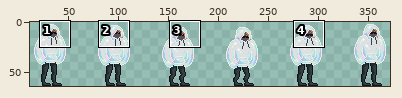
A sprite sheet gets an edit: Assets/GlobalGameJam2025/Sprites/Characters/spr_char_player.png. Above, an overview of the earlier version with the close-up marked.
Close-up. Before the commit:
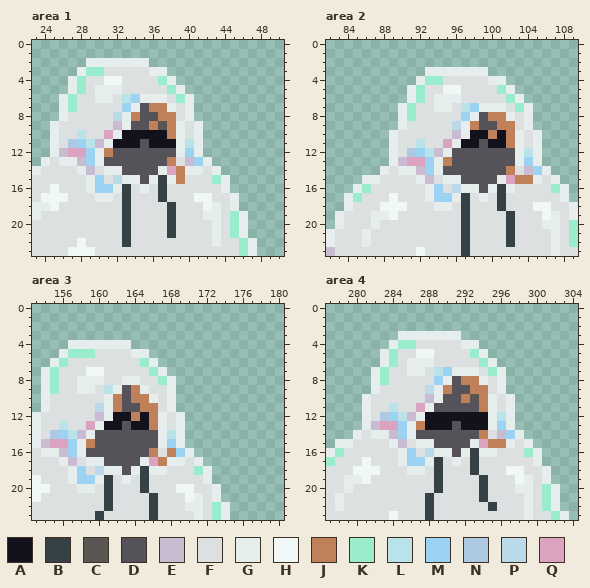
The file is 384x64 pixels. Colours within 5 levels of each other are drawn and written as one. Shown: area 1: x 23..50, y 0..23; area 2: x 82..109, y 0..23; area 3: x 153..180, y 0..23; area 4: x 277..304, y 0..23. The wide view leaves out empty margins. The commit also changed other parts of the picture, which this record leaves out.
Palette (. is transparent): A #12111c  B #364145  C #595652  D #555259  E #c8bbd2  F #dce0e0  G #e5eded  H #f0f7f7  J #c08059  K #99edcd  L #bae2e9  M #9dd3f2  N #acc8e3  P #bad9e9  Q #dba3c0
New version:
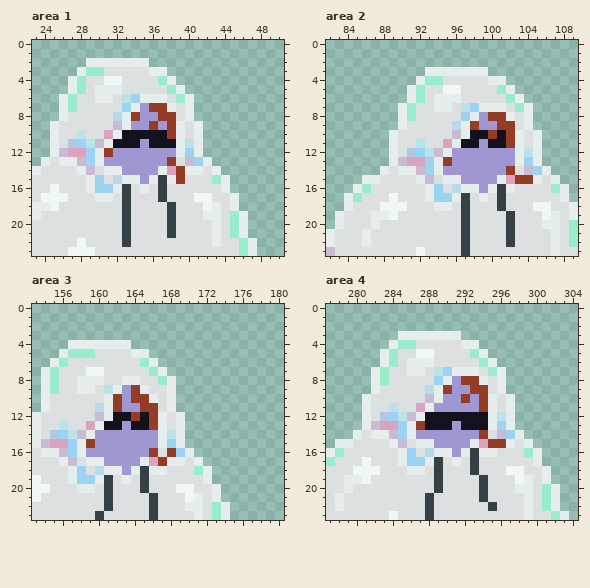
What changed:
colour D: #555259 -> #9e97d2
colour J: #c08059 -> #943c26
Area 1:
y 9: x 37 C -> D
Area 4:
y 10: x 293 C -> D
